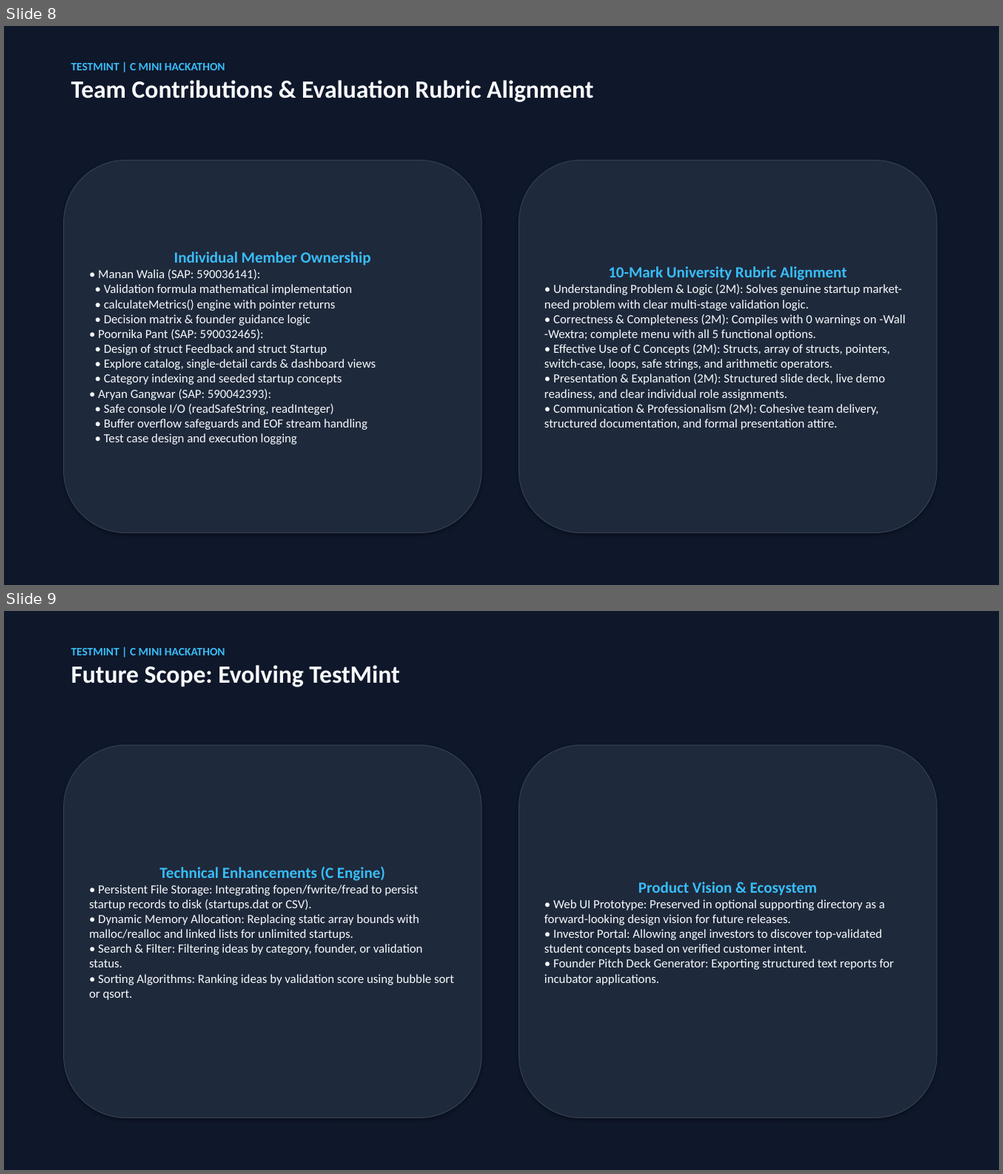
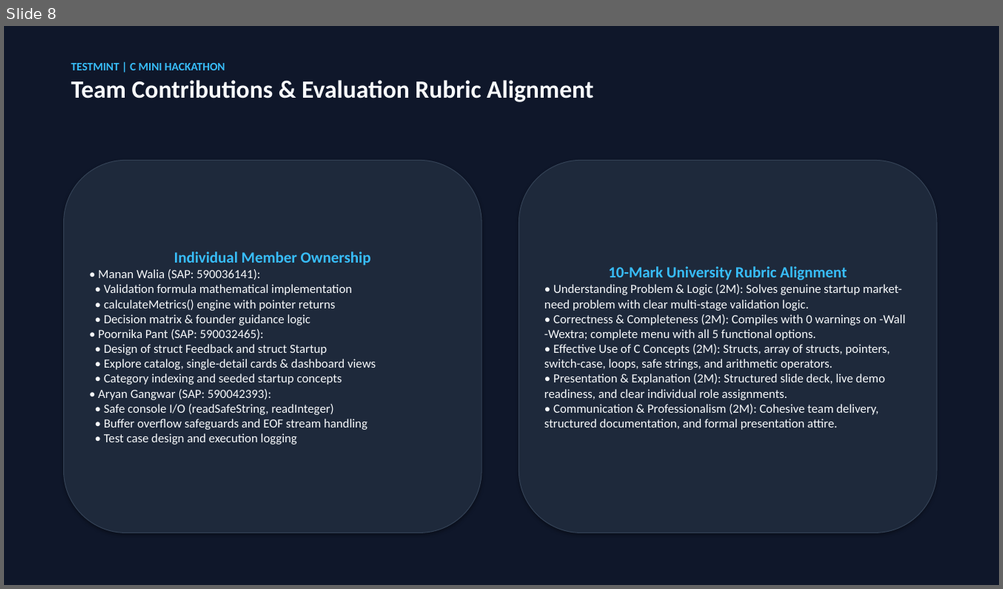
Before and after one commit to mananwalia987/Batch20_TeamPending_TestMint, a slide deck: presentation.pptx. Shown one above the other, each under a label of ours: slides 8 and 9 before the commit, slide 8 after it. The pictures are 1003x1174 and 1003x589 pixels, drawn with LibreOffice and Linux fonts; fonts in the diff are those of the drawing. Boxes give left, top, right and bottom in pixels: in the first picture for what was removed or moved away, otherwise in the second. Text is boxed around its words. In the diff, an @@ line names an element or a change of style, - is before the commit and + after.

```diff
--- a/presentation.pptx
+++ b/presentation.pptx
@@ slide 9 removed at [4, 611, 999, 1170], background #FFFFFF @@
@@ rectangle removed at [4, 611, 999, 1170] @@
@@ text removed at [71, 648, 399, 687] @@
-TESTMINT | C MINI HACKATHON
-Future Scope: Evolving TestMint
@@ rounded rectangle removed at [64, 745, 481, 1119] @@
-Technical Enhancements (C Engine)
-• Persistent File Storage: Integrating fopen/fwrite/fread to persist startup records to disk (startups.dat or CSV).
-• Dynamic Memory Allocation: Replacing static array bounds with malloc/realloc and linked lists for unlimited startups.
-• Search & Filter: Filtering ideas by category, founder, or validation status.
-• Sorting Algorithms: Ranking ideas by validation score using bubble sort or qsort.
@@ rounded rectangle removed at [519, 745, 936, 1119] @@
-Product Vision & Ecosystem
-• Web UI Prototype: Preserved in optional supporting directory as a forward-looking design vision for future releases.
-• Investor Portal: Allowing angel investors to discover top-validated student concepts based on verified customer intent.
-• Founder Pitch Deck Generator: Exporting structured text reports for incubator applications.
```
Also in this commit, not shown: 5 slides changed, 1 slide added, 8 other files.
